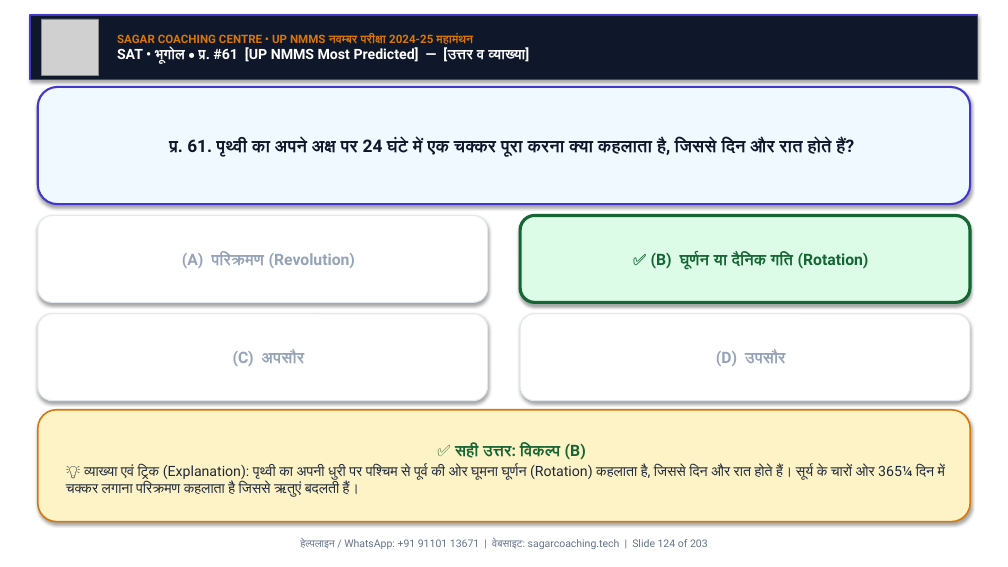
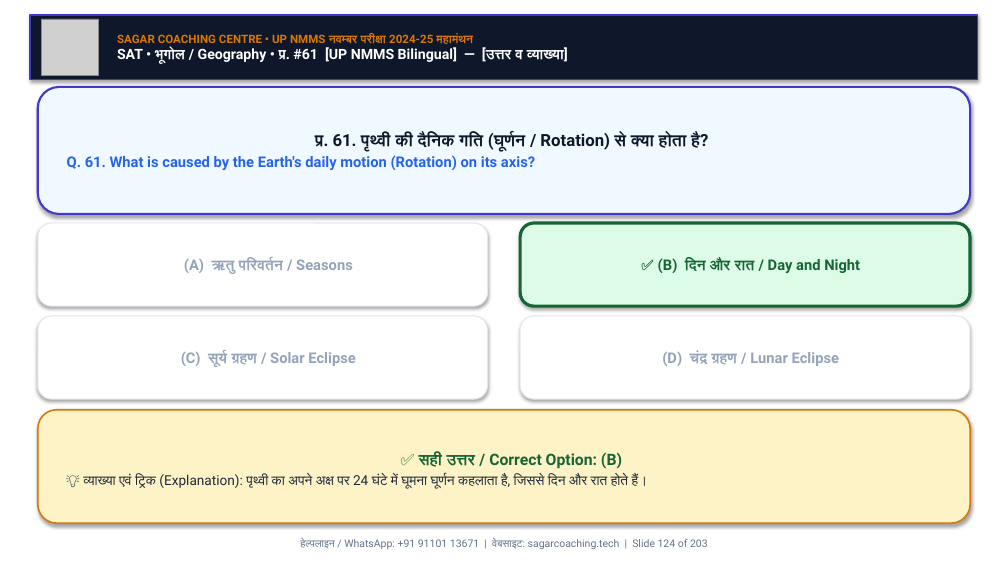
Before and after one commit to Sudhirkr85/nnms, a slide deck: slide 124 of UP_NMMS_MahaManthan_Nov_Exam_SagarSir/UP_NMMS_SAT_MahaManthan_100Q_Nov_Exam.pptx. Drawn at 1008x567 pixels with LibreOffice and Linux fonts; fonts in the diff are those of the drawing; grey boxes stand for pictures. Boxes give left, top, right and bottom in pixels: in the first picture for what was removed or moved away, otherwise in the second. Text is boxed around its words. In the diff, an @@ line names an element or a change of style, - is before the commit and + after.

Commit message:
feat: convert UP NMMS MAT & SAT MahaManthan PPTs and PDFs to bilingual (Hindi + English) format

```diff
--- a/UP_NMMS_MahaManthan_Nov_Exam_SagarSir/UP_NMMS_SAT_MahaManthan_100Q_Nov_Exam.pptx
+++ b/UP_NMMS_MahaManthan_Nov_Exam_SagarSir/UP_NMMS_SAT_MahaManthan_100Q_Nov_Exam.pptx
@@ text at <box>117,47,568,64</box>: text changed @@
-SAT • भूगोल • प्र. #61 [UP NMMS Most Predicted] — [उत्तर व व्याख्या]
+SAT • भूगोल / Geography • प्र. #61 [UP NMMS Bilingual] — [उत्तर व व्याख्या]
@@ rounded rectangle "प्र. 61. पृथ्वी की दैनिक ...": place and size @@
-rounded rectangle "प्र. 61. पृथ्वी की दैनिक ..." at <box>38,87,970,204</box>
+rounded rectangle "प्र. 61. पृथ्वी की दैनिक ..." at <box>38,87,970,214</box>
@@ text in rounded rectangle at <box>67,131,708,170</box>: text changed; size 16.5 to 14 pt; text colour #0F172A to #2563EB @@
-प्र. 61. पृथ्वी का अपने अक्ष पर 24 घंटे में एक चक्कर पूरा करना क्या कहलाता है, जिससे दिन और रात होते हैं?
+प्र. 61. पृथ्वी की दैनिक गति (घूर्णन / Rotation) से क्या होता है?
+Q. 61. What is caused by the Earth's daily motion (Rotation) on its axis?
@@ rounded rectangle "(A) ऋतु परिवर्तन / Seasons": place and size @@
-rounded rectangle "(A) ऋतु परिवर्तन / Seasons" at <box>38,216,488,302</box>
+rounded rectangle "(A) ऋतु परिवर्तन / Seasons" at <box>38,223,488,306</box>
@@ rounded rectangle "✅ (B) दिन और रात ...": place and size @@
-rounded rectangle "✅ (B) दिन और रात ..." at <box>520,216,970,302</box>
+rounded rectangle "✅ (B) दिन और रात ..." at <box>520,223,970,306</box>
@@ text in rounded rectangle at <box>184,258,353,274</box>: text changed; size 15 to 14 pt @@
-(A) परिक्रमण (Revolution)
+(A) ऋतु परिवर्तन / Seasons
@@ text in rounded rectangle at <box>658,258,860,273</box>: text changed; size 15 to 14 pt @@
-✅ (B) घूर्णन या दैनिक गति (Rotation)
+✅ (B) दिन और रात / Day and Night
@@ text in rounded rectangle at <box>181,351,355,367</box>: text changed; size 15 to 14 pt @@
-(C) अपसौर
+(C) सूर्य ग्रहण / Solar Eclipse
@@ text in rounded rectangle at <box>662,351,839,366</box>: text changed; size 15 to 14 pt @@
-(D) उपसौर
+(D) चंद्र ग्रहण / Lunar Eclipse
@@ text in rounded rectangle at <box>83,452,648,489</box>: text changed; size 13.5 to 13 pt @@
-✅ सही उत्तर: विकल्प (B)
-💡 व्याख्या एवं ट्रिक (Explanation): पृथ्वी का अपनी धुरी पर पश्चिम से पूर्व की ओर घूमना घूर्णन (Rotation) कहलाता है, जिससे दिन और रात होते हैं। सूर्य के चारों ओर 365¼ दिन में चक्कर लगाना परिक्रमण कहलाता है जिससे ऋतुएं बदलती हैं।
+✅ सही उत्तर / Correct Option: (B)
+💡 व्याख्या एवं ट्रिक (Explanation): पृथ्वी का अपने अक्ष पर 24 घंटे में घूमना घूर्णन कहलाता है, जिससे दिन और रात होते हैं।
```
Also in this commit, not shown: 200 other slides changed, 9 other files.
